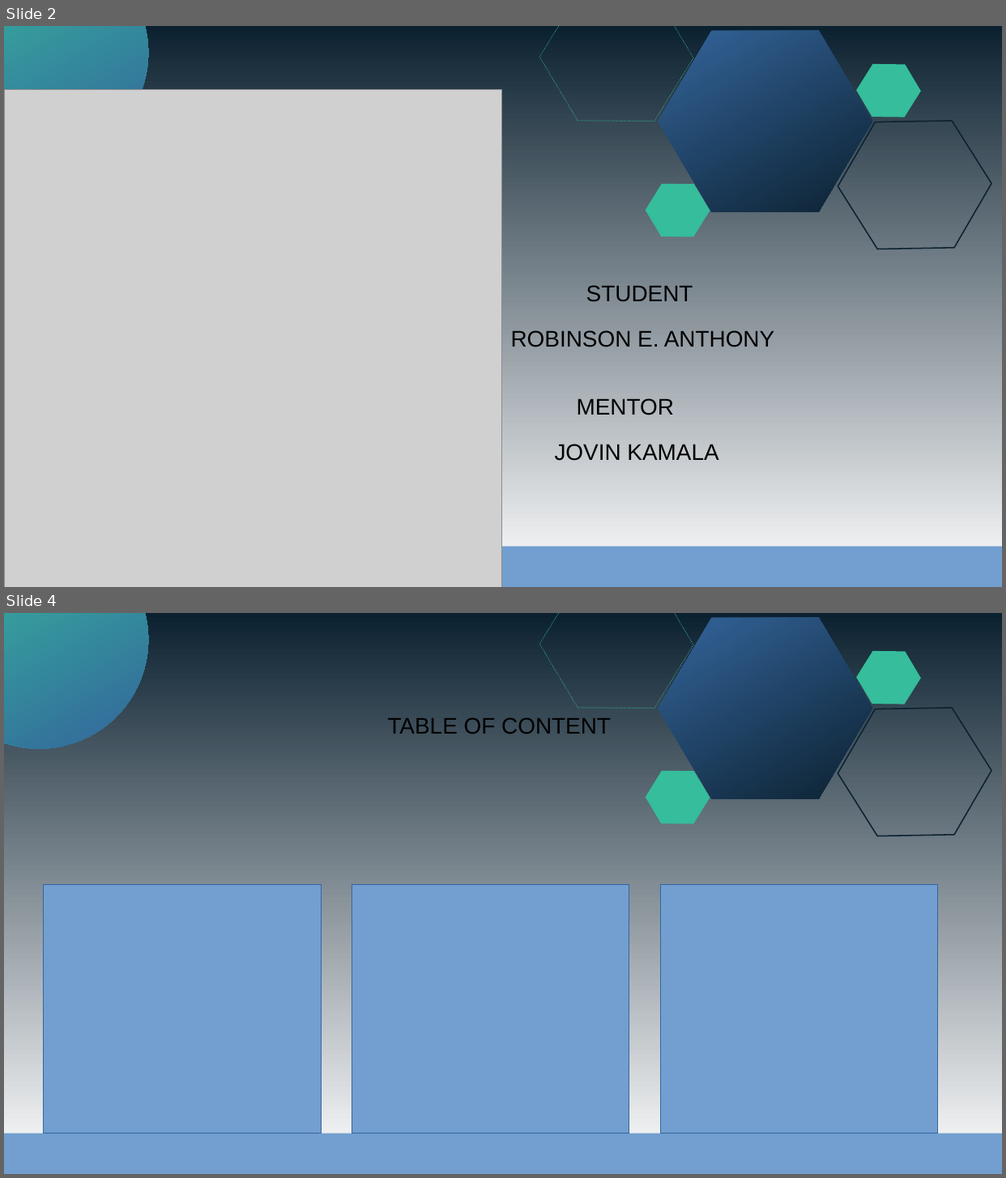
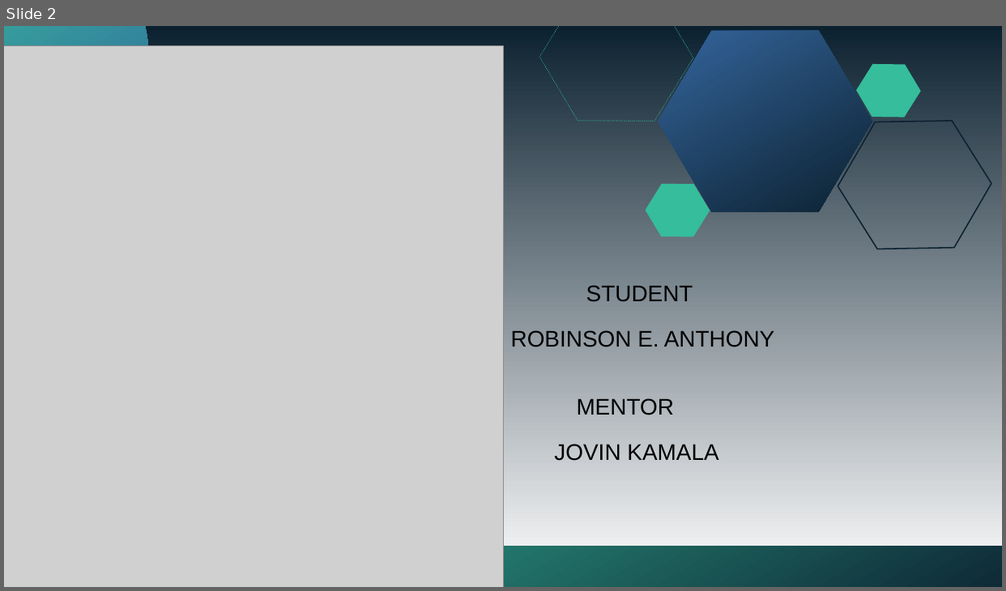
Before and after one commit to Uncode15/presentation, a slide deck: ppt/proposal.pptx. Shown one above the other, each under a label of ours: slides 2 and 4 before the commit, slide 2 after it; the slides between them are not shown. The pictures are 1006x1178 and 1006x591 pixels, drawn with LibreOffice and Linux fonts; fonts in the diff are those of the drawing; grey boxes stand for pictures. Boxes give left, top, right and bottom in pixels: in the first picture for what was removed or moved away, otherwise in the second. Text is boxed around its words. In the diff, an @@ line names an element or a change of style, - is before the commit and + after.

```diff
--- a/ppt/proposal.pptx
+++ b/ppt/proposal.pptx
@@ slide 4 removed at <box>4,613,1002,1174</box>, background gradient #0C2130 to #FFFFFF @@
@@ ellipse removed at <box>4,613,148,749</box> @@
@@ hexagon removed at <box>539,613,694,708</box> @@
@@ hexagon removed at <box>658,618,872,798</box> @@
@@ hexagon removed at <box>856,650,921,704</box> @@
@@ hexagon removed at <box>837,707,993,837</box> @@
@@ text removed at <box>388,717,611,734</box> @@
-TABLE OF CONTENT
@@ hexagon removed at <box>645,771,710,824</box> @@
@@ rectangle removed at <box>44,884,321,1134</box> @@
@@ rectangle removed at <box>351,884,629,1134</box> @@
@@ rectangle removed at <box>661,884,938,1134</box> @@
@@ rectangle removed at <box>4,1134,1002,1174</box> @@
@@ slide 2 changed as well @@
@@ picture: place and size @@
-picture at <box>4,89,502,587</box>
+picture at <box>4,46,503,587</box>
@@ rectangle at <box>4,547,1002,587</box>: fill #729FCF to gradient #35BD9C to #0C2130 @@
```
Also in this commit, not shown: 2 other slides changed, 1 slide added.
